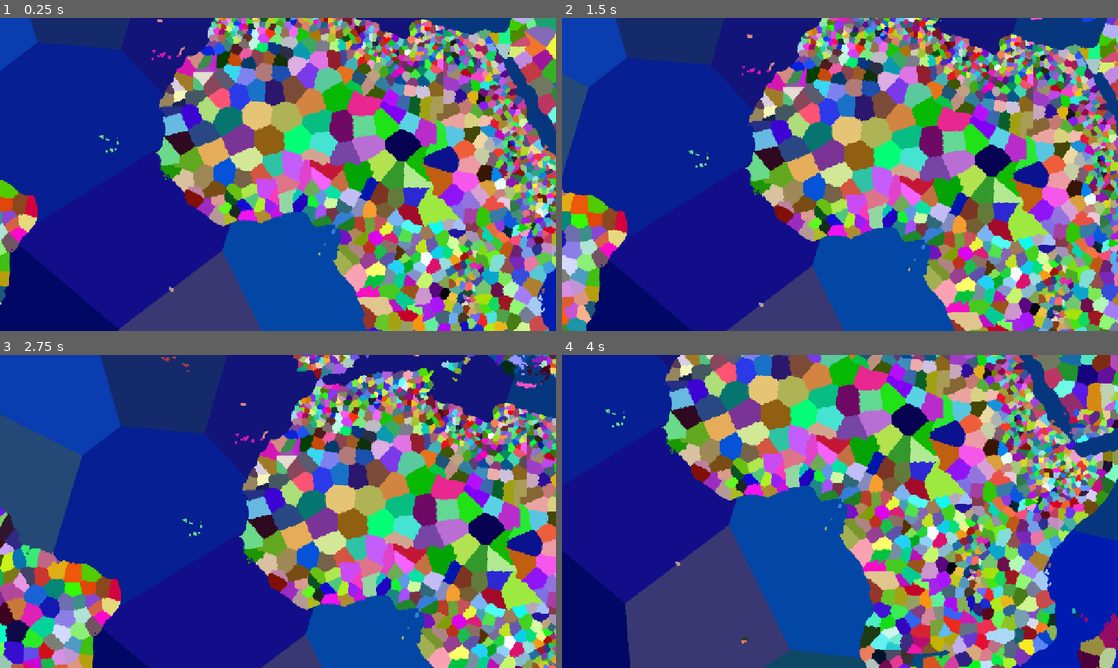
Above: before the commit, frames 1-4 (two rows, left to right).
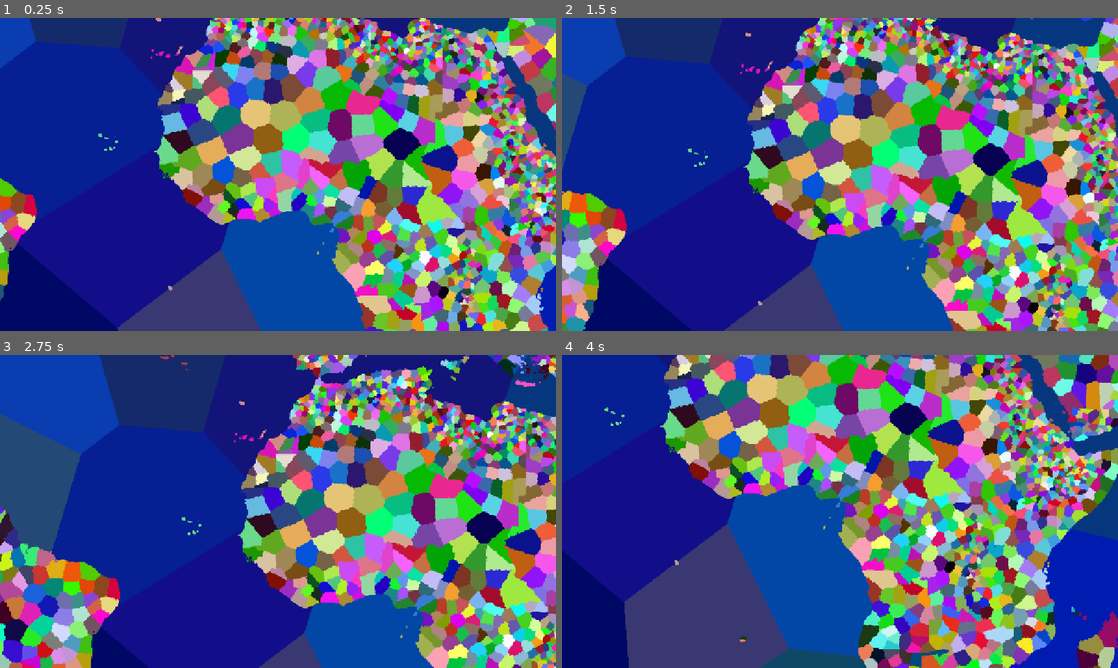
Above: after the commit, the same moments.

Repository: obamin6120/mgs-1
Game: Godot game, scene res://background.tscn
The game is run twice, just before and just after one commit, with the same random seed, the same clock (stepped at 60 frames per second) and the same inputs.
Inputs (mouse positions are in pixels of both pictures, inside the frame that each line leads up to):
- Up to frame 1 (0.25 s): no input
- Up to frame 2 (1.5 s): tap Enter at 0.5 s; move the mouse to (962, 158) at 0.52 s; click (962, 158) at 0.67 s; tap Space at 1.25 s; drag from (728, 190) to (812, 237) at 1.27 s
- Up to frame 3 (2.75 s): tap Enter at 2 s; move the mouse to (333, 442) at 2.02 s; click (333, 442) at 2.17 s
- Up to frame 4 (4 s): tap Space at 2.75 s; drag from (812, 574) to (673, 464) at 2.77 s; tap Enter at 3.5 s; move the mouse to (1006, 558) at 3.52 s; click (1006, 558) at 3.67 s

The runs differ from the first frame. In frame 1, 14% of the frame differs, in the area x 0-100%, y 0-100%; in frame 2, 14%; in frame 3, 12%; in frame 4, 13%.

Commit message:
hi

Diff:
--- a/background.tscn
+++ b/background.tscn
@@ -7,7 +7,7 @@
 script = ExtResource("2_i7s6n")
 
 [node name="Sprite2D" type="Sprite2D" parent="." unique_id=1952950748]
-position = Vector2(2803, 1203)
+position = Vector2(2800, 1200)
 texture = ExtResource("1_oabld")
 
 [node name="Camera2D" type="Camera2D" parent="." unique_id=1546792871]
